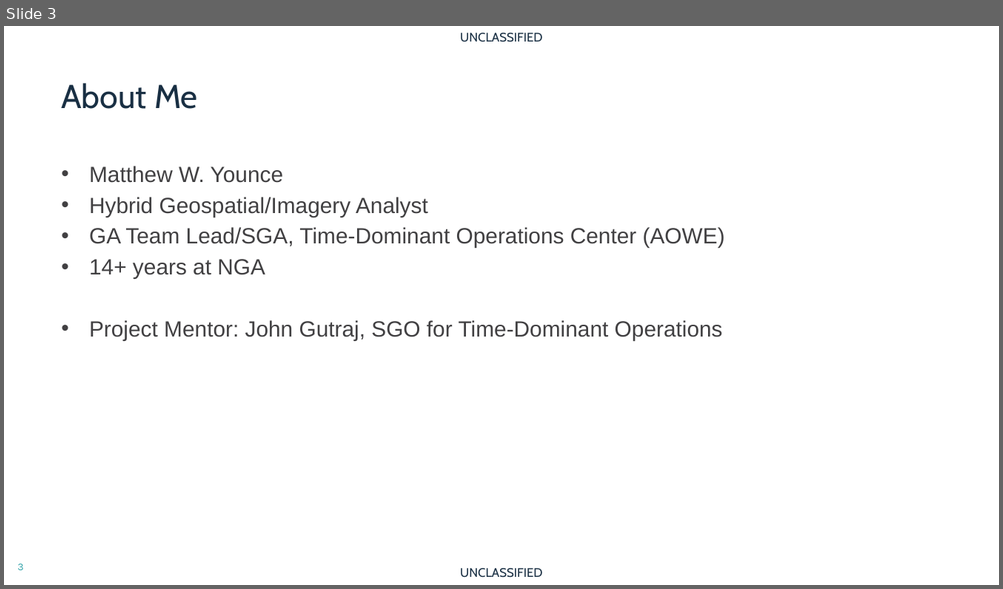
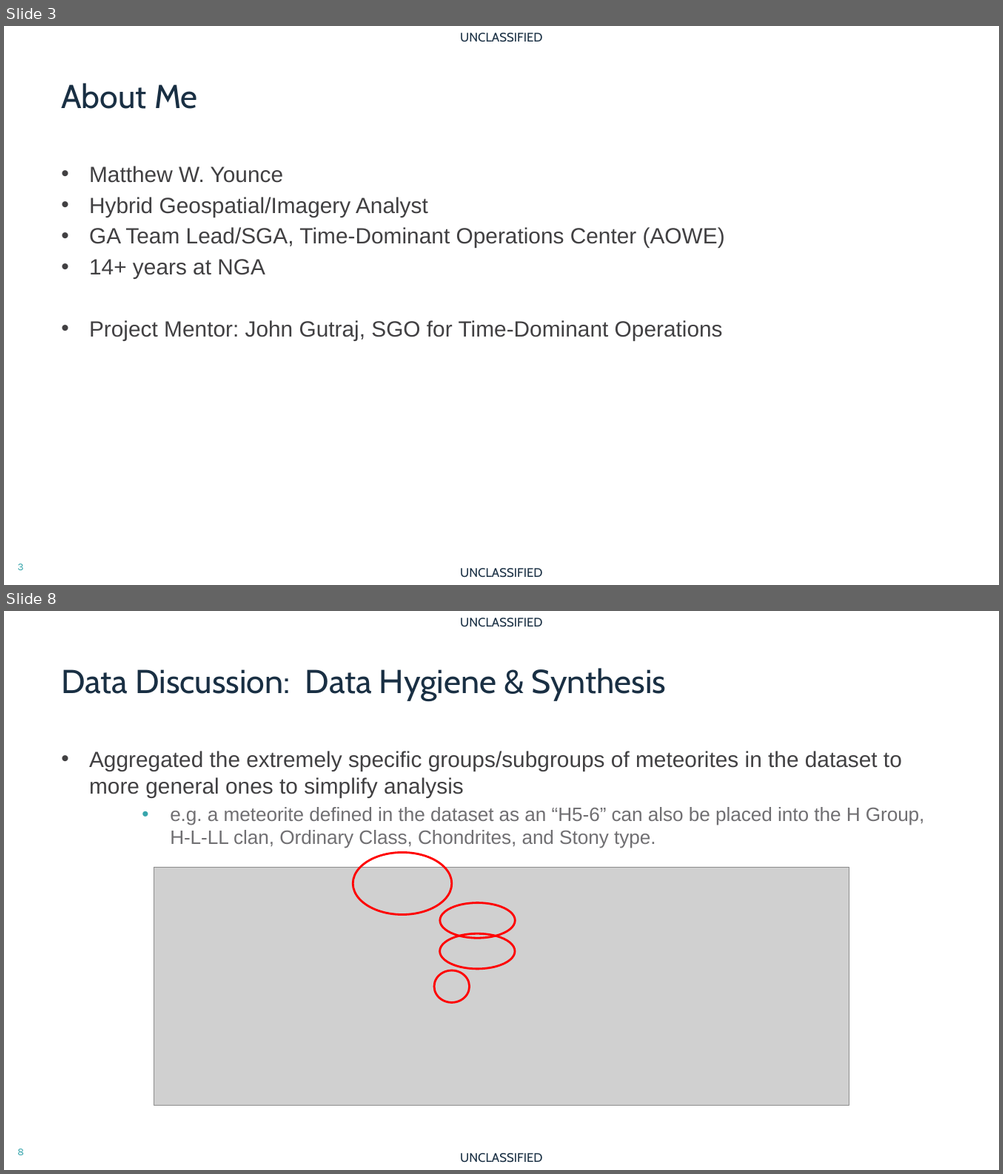
Before and after one commit to mwy912/capstone, a slide deck: milestones/milestone_8/matthew_younce_capstone.pptx. Shown one above the other, each under a label of ours: slide 3 before the commit, slides 3 and 8 after it; the slides between them are not shown. The pictures are 1003x589 and 1003x1174 pixels, drawn with LibreOffice and Linux fonts; fonts in the diff are those of the drawing; grey boxes stand for pictures; background and template pictures are left out. Boxes give left, top, right and bottom in pixels: in the first picture for what was removed or moved away, otherwise in the second. Text is boxed around its words. In the diff, an @@ line names an element or a change of style, - is before the commit and + after.

```diff
--- a/milestones/milestone_8/matthew_younce_capstone.pptx
+++ b/milestones/milestone_8/matthew_younce_capstone.pptx
@@ slide 8 added at bbox=[4, 611, 999, 1170], background #FFFFFF; not listed: 3 template elements that a slide beside it also shows @@
@@ title added at bbox=[61, 668, 666, 701], 32 pt, text #192F43 @@
+Data Discussion: Data Hygiene & Synthesis
@@ text added at bbox=[89, 751, 925, 849], 18.7 pt, text #706F72 @@
+• Aggregated the extremely specific groups/subgroups of meteorites in the dataset to more general ones to simplify analysis
+  • e.g. a meteorite defined in the dataset as an “H5-6” can also be placed into the H Group, H-L-LL clan, Ordinary Class, Chondrites, and Stony type.
@@ picture added at bbox=[154, 868, 849, 1105] @@
@@ group added at bbox=[353, 853, 515, 1002]: 4 ellipses @@
```
Also in this commit, not shown: 4 slides changed, 11 other slides added, 2 slides removed, 2 other files.
